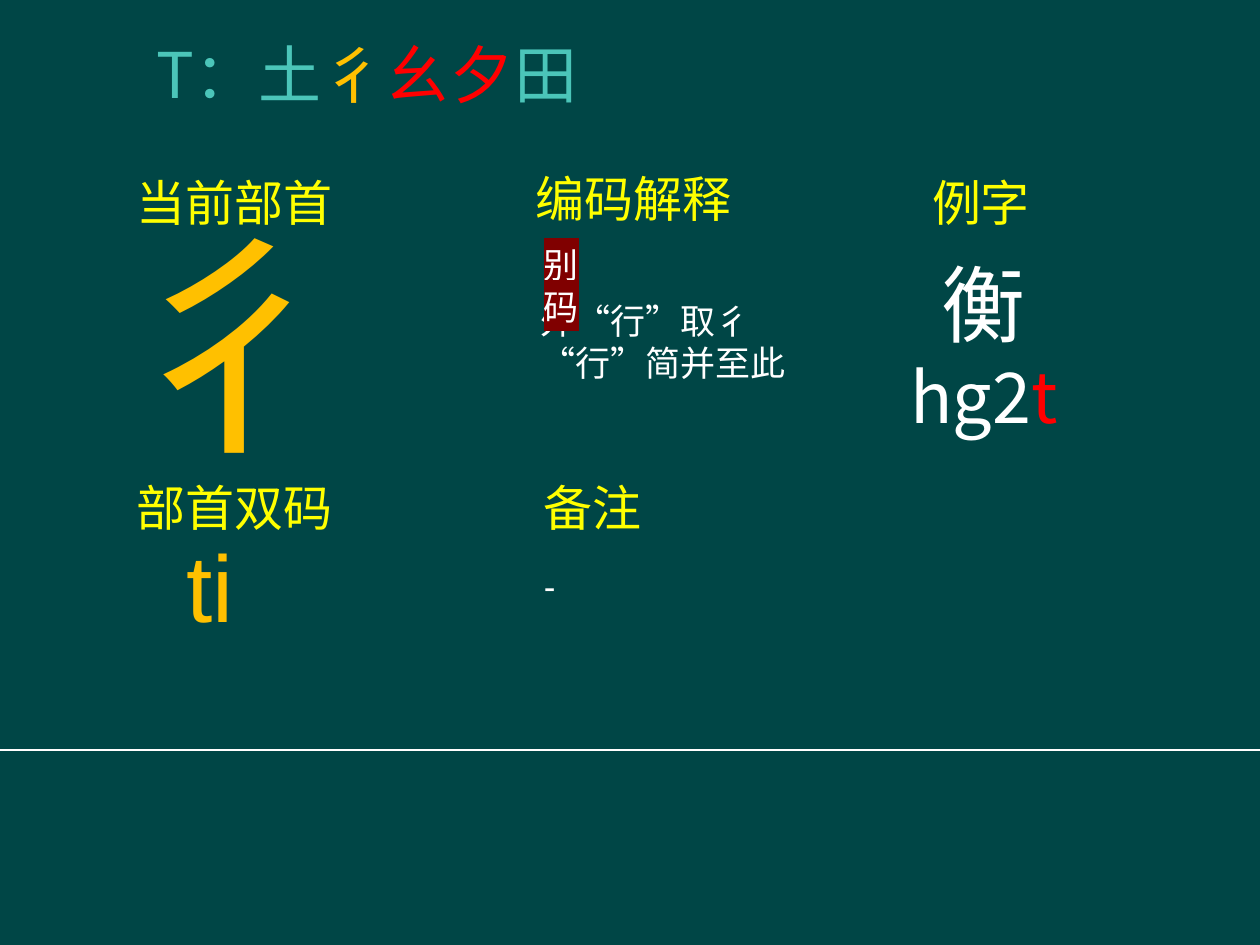
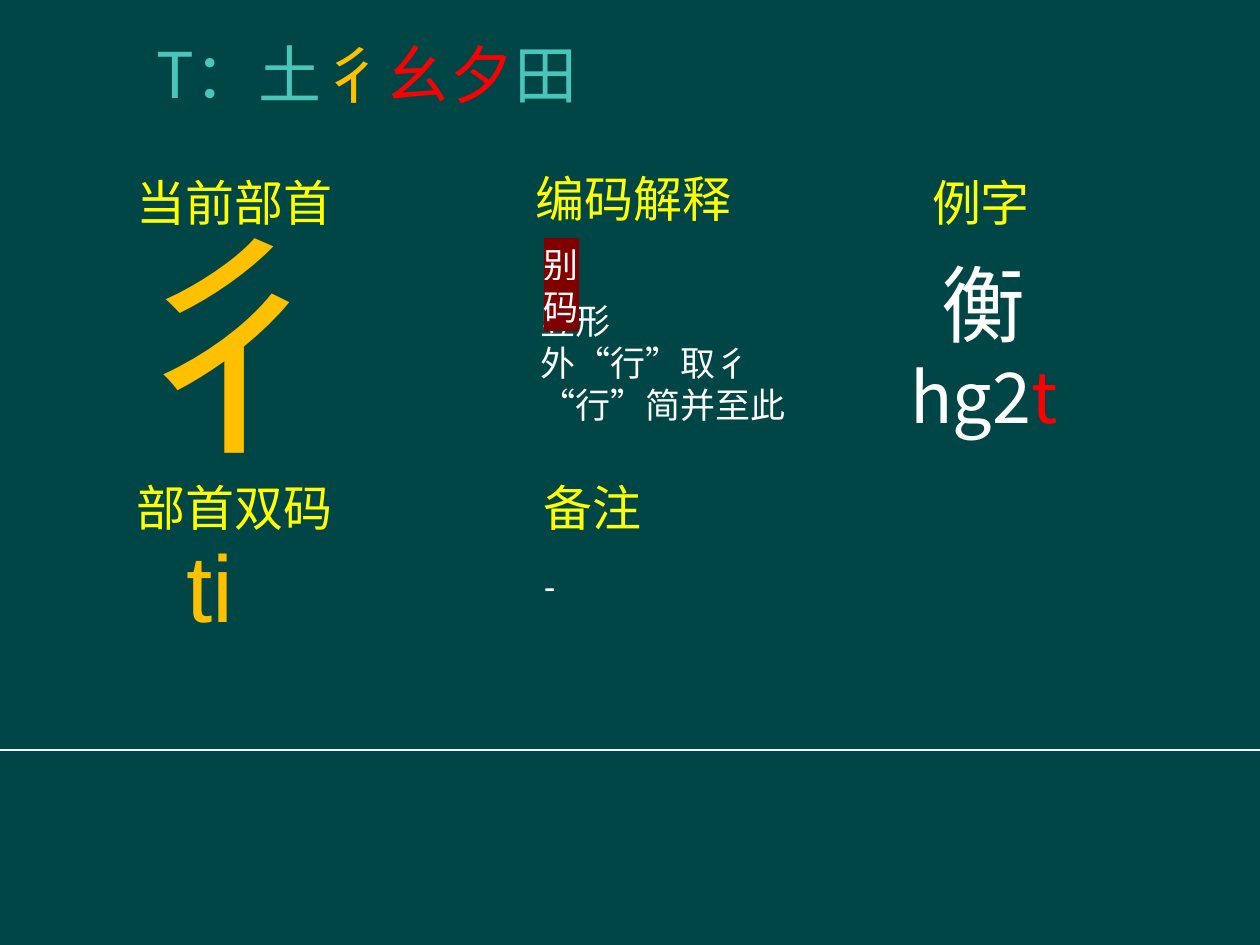
Before and after one commit to Amatiri/Elucidative-Chinese-IME, a slide deck: slide 135 of help/部首表.pptx. Drawn at 1260x945 pixels with LibreOffice and Linux fonts; fonts in the diff are those of the drawing; background and template pictures are left out. Boxes give left, top, right and bottom in pixels: in the first picture for what was removed or moved away, otherwise in the second. Text is boxed around its words. In the diff, an @@ line names an element or a change of style, - is before the commit and + after.

```diff
--- a/help/部首表.pptx
+++ b/help/部首表.pptx
@@ text at [540, 299, 610, 344]: paragraph added @@
+竖形
```
Also in this commit, not shown: 1 other slide changed, 6 other files.
